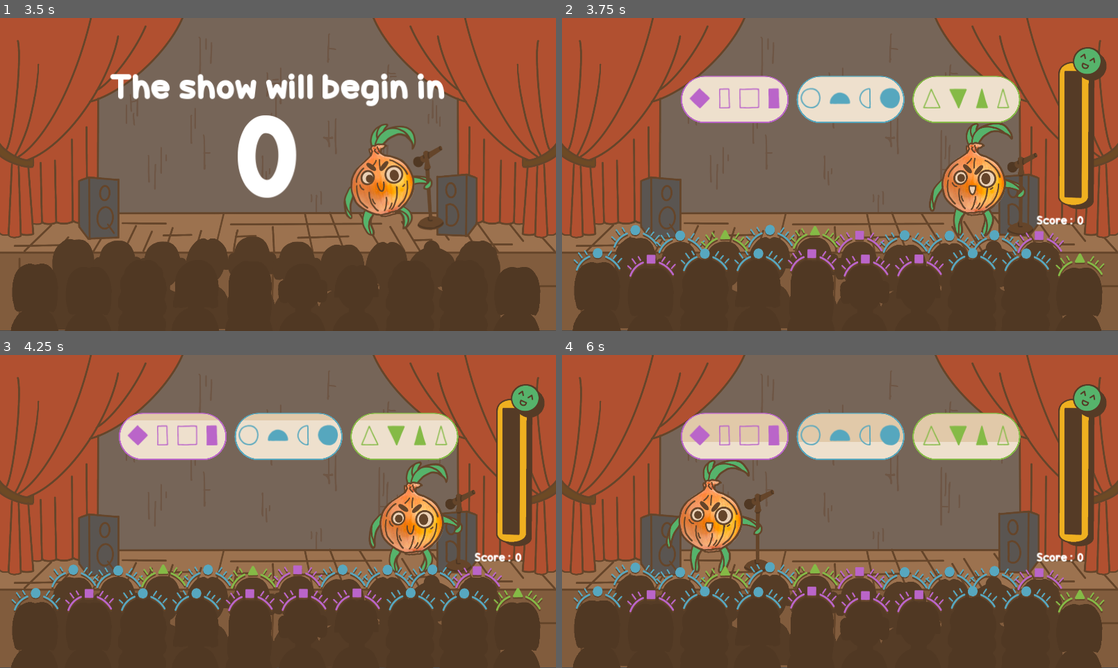
Above: before the commit, frames 1-4 (two rows, left to right).
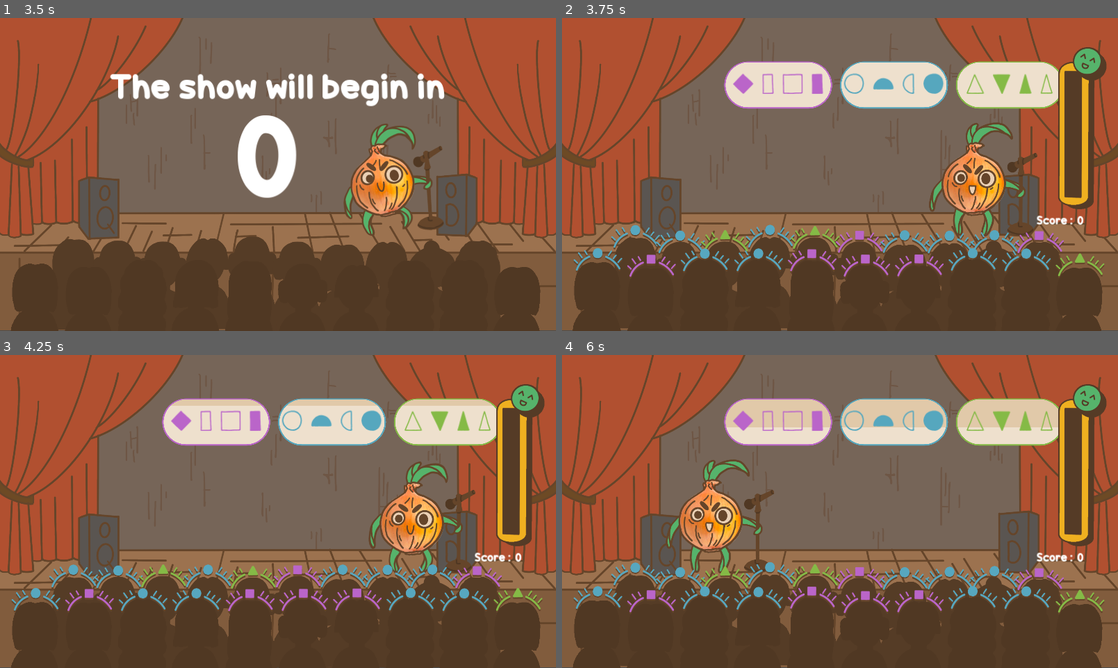
Above: after the commit, the same moments.

Repository: IridescenceFR/GlobalGameJam2024
Game: Godot game, scene res://Scenes/Main.tscn
The game is run twice, just before and just after one commit, with the same random seed, the same clock (stepped at 60 frames per second) and the same inputs.
Inputs (mouse positions are in pixels of both pictures, inside the frame that each line leads up to):
- Up to frame 1 (3.5 s): click "START" at 0.5 s; move the mouse to (400, 158) at 1.27 s; hold Right (move_right) 1.28-2.03 s; hold N (add_score) 1.28-2.03 s; move the mouse to (166, 190) at 2.02 s; hold Left (move_left) 2.03-2.78 s; tap N (add_score) at 2.1 s; move the mouse to (333, 105) at 2.77 s; hold Right (move_right) from 2.78 s (still down); hold N (add_score) from 2.78 s (still down)
- Up to frame 2 (3.75 s): keep holding Right (move_right); move the mouse to (812, 237) at 3.52 s; release N (add_score) at 3.53 s; tap N (add_score) at 3.6 s
- Up to frame 3 (4.25 s): keep holding Right (move_right)
- Up to frame 4 (6 s): move the mouse to (1006, 558) at 4.27 s; release Right (move_right) at 4.28 s; hold N (add_score) 4.28-5.03 s; hold Left (move_left) from 4.28 s (still down); move the mouse to (673, 464) at 5.02 s; tap N (add_score) at 5.1 s; move the mouse to (867, 511) at 5.77 s; hold N (add_score) from 5.78 s (still down)

Frame 1 is identical in both runs. In frame 2, 9.2% of the frame differs, in the area x 21-90%, y 13-34%; in frame 3, 9.6%; in frame 4, 10%.

Commit message:
correction emplacement bulles

Diff:
--- a/scripts/Main.gd
+++ b/scripts/Main.gd
@@ -40,7 +40,7 @@
 		var bubble_scene: PackedScene = preload("res://Scenes/bubble.tscn")
 		var bubble = bubble_scene.instantiate()
 		bubble.color = color
-		bubble.position = Vector2(410 + pos_x, 200)
+		bubble.position = Vector2(560 + pos_x, 150)
 		bubble.connect_to_parent(self, color)
 		bubble.add_to_group("bubbles")
 		add_child(bubble)
@@ -227,11 +227,11 @@
 		if onion.position.x > 960:
 			pos.x = onion.position.x - 200
 			if type == 3:
-				pos.x -= 200
+				pos.x -= 250
 		else:
 			pos.x = onion.position.x + 200
 			if type == 3:
-				pos.x += 200
+				pos.x += 250
 		pos.y = onion.position.y
 	newScore.score = scoring
 	newScore.position = pos
Not shown: 1 places in Scenes/Main.tscn that only renumber resources
